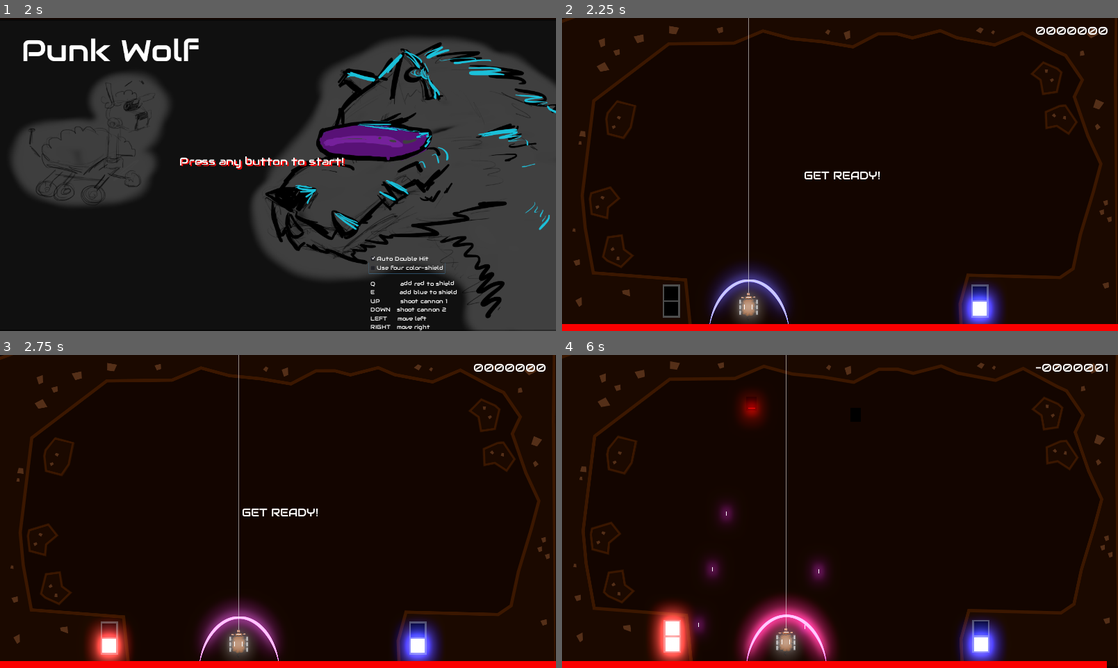
Above: before the commit, frames 1-4 (two rows, left to right).
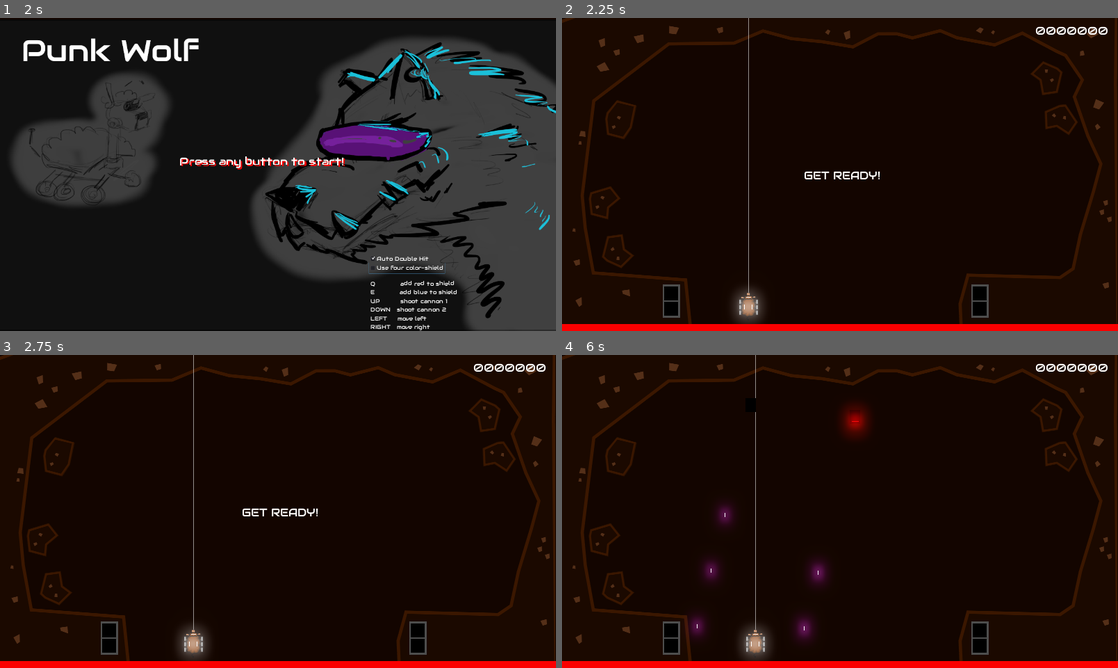
Above: after the commit, the same moments.

Repository: GameDrivenDesign/punk-wolf
Game: Godot game, scene res://scenes/newgame.tscn
Same seed, same stepped clock (60 frames per second), same inputs: the game is played once before the commit and once after it. Sound files missing from this copy of the repository are replaced by a short silence.
Inputs:
- Up to frame 1 (2 s): click "Auto Double Hit" at 0.5 s; click "Use four color-shield" at 1.25 s
- Up to frame 2 (2.25 s): tap Enter at 2 s; hold Right (ui_right) from 2.03 s (still down); hold E (shield_blue, bound only before the commit) from 2.03 s (still down)
- Up to frame 3 (2.75 s): keep holding Right (ui_right); keep holding E (shield_blue, bound only before the commit); tap Q (shield_red, bound only before the commit) at 2.3 s
- Up to frame 4 (6 s): release Right (ui_right) at 2.78 s; release E (shield_blue, bound only before the commit) at 2.78 s; hold Left (ui_left) 2.78-3.53 s; tap Q (shield_red, bound only before the commit) at 2.85 s; tap I (shield_blue_off, bound only after the commit) at 3.05, 3.6 s; hold Right (ui_right) 3.53-5.03 s; tap U (shield_blue_on, bound only after the commit) at 3.8, 4.35 s; tap X (shield_red_off, bound only after the commit) at 4.55, 5.1 s; hold Left (ui_left) from 5.03 s (still down); tap P (shield_red_on, bound only after the commit) at 5.3, 5.85 s

Frame 1 is identical in both runs. In frame 2, 2.6% of the frame differs, in the area x 26-80%, y 78-98%; in frame 3, 4.7%; in frame 4, 9.2%, in the area x 0-100%, y 0-100%.

Commit message:
change buttons for campus tour

Diff:
--- a/project.godot
+++ b/project.godot
@@ -39,22 +39,52 @@
 
 shoot_0={
 "deadzone": 0.5,
-"events": [ Object(InputEventKey,"resource_local_to_scene":false,"resource_name":"","device":0,"alt":false,"shift":false,"control":false,"meta":false,"command":false,"pressed":false,"scancode":16777232,"unicode":0,"echo":false,"script":null)
+"events": [ Object(InputEventKey,"resource_local_to_scene":false,"resource_name":"","device":0,"alt":false,"shift":false,"control":false,"meta":false,"command":false,"pressed":false,"scancode":65,"unicode":0,"echo":false,"script":null)
  ]
 }
 shoot_1={
 "deadzone": 0.5,
-"events": [ Object(InputEventKey,"resource_local_to_scene":false,"resource_name":"","device":0,"alt":false,"shift":false,"control":false,"meta":false,"command":false,"pressed":false,"scancode":16777234,"unicode":0,"echo":false,"script":null)
+"events": [ Object(InputEventKey,"resource_local_to_scene":false,"resource_name":"","device":0,"alt":false,"shift":false,"control":false,"meta":false,"command":false,"pressed":false,"scancode":84,"unicode":0,"echo":false,"script":null)
  ]
 }
-shield_red={
+shield_red_on={
+"deadzone": 0.5,
+"events": [ Object(InputEventKey,"resource_local_to_scene":false,"resource_name":"","device":0,"alt":false,"shift":false,"control":false,"meta":false,"command":false,"pressed":false,"scancode":80,"unicode":0,"echo":false,"script":null)
+ ]
+}
+shield_blue_on={
+"deadzone": 0.5,
+"events": [ Object(InputEventKey,"resource_local_to_scene":false,"resource_name":"","device":0,"alt":false,"shift":false,"control":false,"meta":false,"command":false,"pressed":false,"scancode":85,"unicode":0,"echo":false,"script":null)
+ ]
+}
+shield_red_off={
+"deadzone": 0.5,
+"events": [ Object(InputEventKey,"resource_local_to_scene":false,"resource_name":"","device":0,"alt":false,"shift":false,"control":false,"meta":false,"command":false,"pressed":false,"scancode":88,"unicode":0,"echo":false,"script":null)
+ ]
+}
+shield_blue_off={
+"deadzone": 0.5,
+"events": [ Object(InputEventKey,"resource_local_to_scene":false,"resource_name":"","device":0,"alt":false,"shift":false,"control":false,"meta":false,"command":false,"pressed":false,"scancode":73,"unicode":0,"echo":false,"script":null)
+ ]
+}
+walk_right_on={
+"deadzone": 0.5,
+"events": [ Object(InputEventKey,"resource_local_to_scene":false,"resource_name":"","device":0,"alt":false,"shift":false,"control":false,"meta":false,"command":false,"pressed":false,"scancode":69,"unicode":0,"echo":false,"script":null)
+ ]
+}
+walk_right_off={
+"deadzone": 0.5,
+"events": [ Object(InputEventKey,"resource_local_to_scene":false,"resource_name":"","device":0,"alt":false,"shift":false,"control":false,"meta":false,"command":false,"pressed":false,"scancode":82,"unicode":0,"echo":false,"script":null)
+ ]
+}
+walk_left_on={
 "deadzone": 0.5,
 "events": [ Object(InputEventKey,"resource_local_to_scene":false,"resource_name":"","device":0,"alt":false,"shift":false,"control":false,"meta":false,"command":false,"pressed":false,"scancode":81,"unicode":0,"echo":false,"script":null)
  ]
 }
-shield_blue={
+walk_left_off={
 "deadzone": 0.5,
-"events": [ Object(InputEventKey,"resource_local_to_scene":false,"resource_name":"","device":0,"alt":false,"shift":false,"control":false,"meta":false,"command":false,"pressed":false,"scancode":69,"unicode":0,"echo":false,"script":null)
+"events": [ Object(InputEventKey,"resource_local_to_scene":false,"resource_name":"","device":0,"alt":false,"shift":false,"control":false,"meta":false,"command":false,"pressed":false,"scancode":87,"unicode":0,"echo":false,"script":null)
  ]
 }
 
--- a/sheep/sheep.gd
+++ b/sheep/sheep.gd
@@ -14,29 +14,44 @@
 var timeout_cannons = [0, 0]
 var last_projectile
 
+var is_moving_left = false
+var is_moving_right = false
+
 func _ready():
 	$Shield.connect("blocked", self, "emit_signal", ["blocked"])
 
-func process_input():
+func _move():
 	velocity = Vector2()
 	var left_border = Global.PLAYER_PADDING_HORIZONTAL.x
 	var right_border = get_viewport_rect().size.x - Global.PLAYER_PADDING_HORIZONTAL.y
 
-	if Input.is_action_pressed('ui_right') && position.x < right_border:
+	if is_moving_right && position.x < right_border:
 		velocity.x += 1
-	if Input.is_action_pressed('ui_left') && position.x > left_border:
+
+	if is_moving_left && position.x > left_border:
 		velocity.x -= 1
 
-	if (Input.is_action_pressed('ui_right') && position.x >= right_border) || (Input.is_action_pressed('ui_left') && position.x <= left_border):
+	velocity = velocity.normalized() * speed
+
+	if (is_moving_right && position.x >= right_border) || (is_moving_left && position.x <= left_border):
 		if not $RobotSheepPlayer.playing:
 			$RobotSheepPlayer.play()
+
+func _input(_event):
+	if Input.is_action_just_pressed("walk_right_on"):
+		is_moving_right = true
+	elif Input.is_action_just_pressed('walk_right_off'):
+		is_moving_right = false
+
+	if Input.is_action_just_pressed('walk_left_on'):
+		is_moving_left = true
+	elif Input.is_action_just_pressed('walk_left_off'):
+		is_moving_left = false
 
 	if Input.is_action_just_pressed("shoot_0"):
 		shoot(0)
 	if Input.is_action_just_pressed("shoot_1") and not Global.useAutoCrits:
 		shoot(1)
-
-	velocity = velocity.normalized() * speed
 
 func was_shot_recently(cannon_index):
 	return Global.useAutoCrits or timeout_cannons[cannon_index] >= CANNON_TIMEOUT - TWOSHOT_INTERVAL
@@ -68,8 +83,7 @@
 
 
 func _physics_process(delta):
-	process_input()
-
+	_move()
 	timeout_cannons[0] -= delta
 	timeout_cannons[1] -= delta
 
--- a/sheep/shield.gd
+++ b/sheep/shield.gd
@@ -9,6 +9,9 @@
 # warning-ignore:unused_signal
 signal shield_changed
 signal blocked
+
+var shield_red_on = false
+var shield_blue_on = false
 
 func is_blocked(projectile):
 	var projectile_color = projectile.get_modulate()
@@ -24,10 +27,19 @@
 func block_registered():
 	emit_signal("blocked")
 
-func _process(_delta):
+func _input(_delta):
+	if Input.is_action_just_pressed("shield_red_on"):
+		shield_red_on = true
+	if Input.is_action_just_pressed("shield_red_off"):
+		shield_red_on =false
+	if Input.is_action_just_pressed("shield_blue_on"):
+		shield_blue_on = true
+	if Input.is_action_just_pressed("shield_blue_off"):
+		shield_blue_on = false
+
 	if Global.useFourColors:
-		r_index = 1 if Input.is_action_pressed("shield_red") else 0
-		b_index = 1 if Input.is_action_pressed("shield_blue") else 0
+		r_index = 1 if shield_red_on else 0
+		b_index = 1 if shield_blue_on else 0
 		$"../..".emit_signal("shield_changed", true, r_index)
 		$"../..".emit_signal("shield_changed", false, b_index)
 	else:
